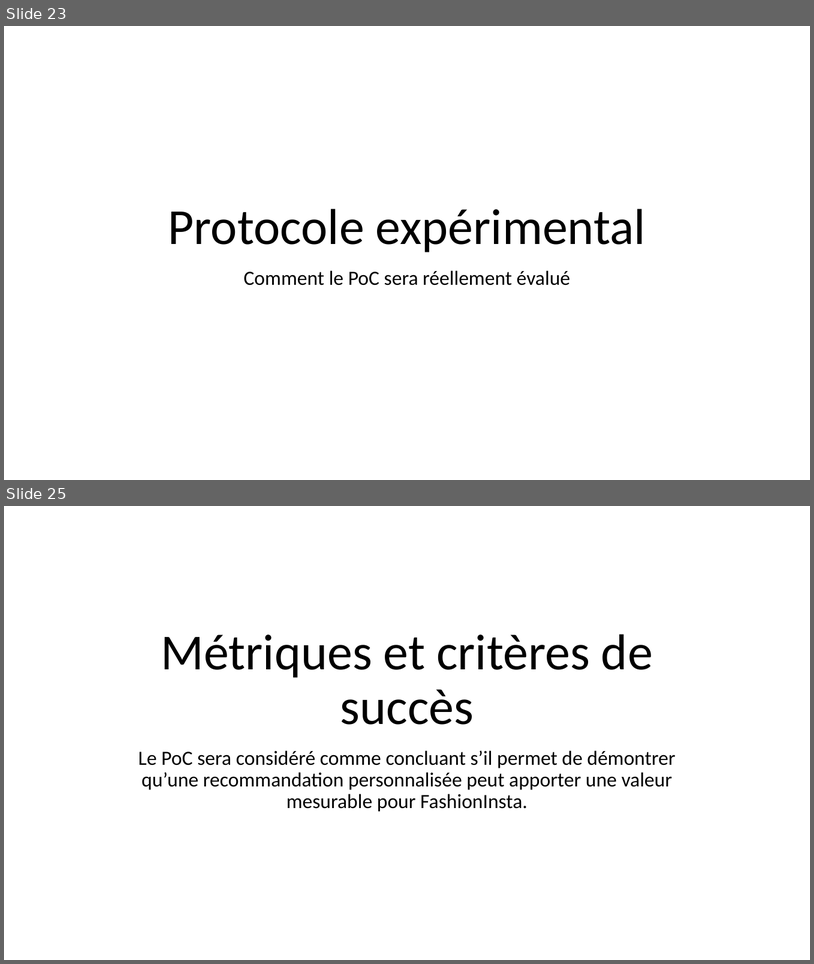
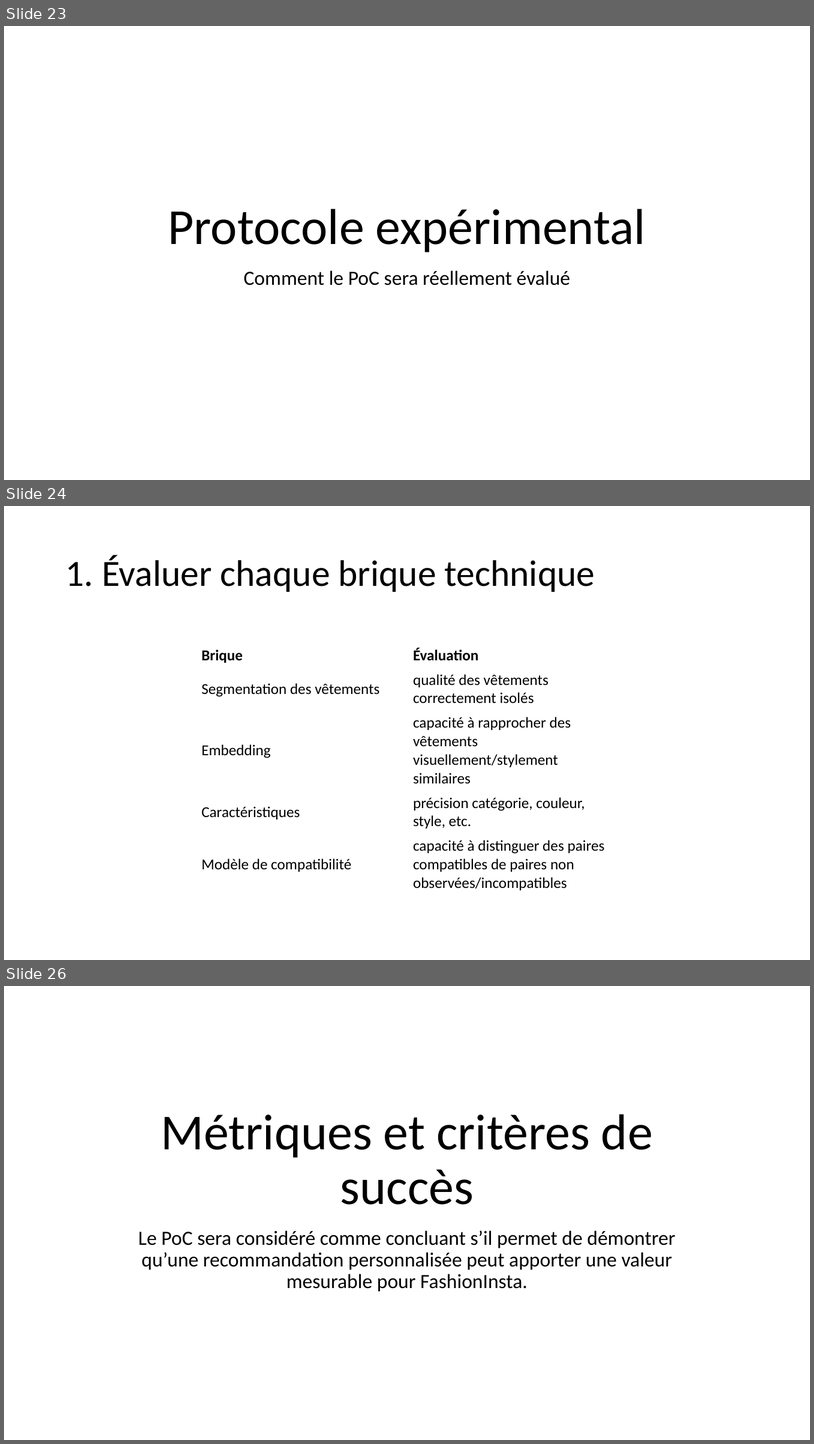
Before and after one commit to Ace4teaM/OCR-FashionInsta, a slide deck: POC.pptx. Shown one above the other, each under a label of ours: slides 23 and 25 before the commit, slides 23, 24 and 26 after it; the slides between them are not shown. The pictures are 814x964 and 814x1444 pixels, drawn with LibreOffice and Linux fonts; fonts in the diff are those of the drawing. Boxes give left, top, right and bottom in pixels: in the first picture for what was removed or moved away, otherwise in the second. Text is boxed around its words. In the diff, an @@ line names an element or a change of style, - is before the commit and + after.

```diff
--- a/POC.pptx
+++ b/POC.pptx
@@ slide 24 added at bbox=[4, 506, 810, 960], background #FFFFFF @@
@@ title added at bbox=[65, 555, 596, 592], 44 pt, text #000000 @@
+1. Évaluer chaque brique technique
@@ table added at bbox=[196, 643, 619, 892], 5 rows, 2 columns @@
+Brique | Évaluation
+Segmentation des vêtements | qualité des vêtements correctement isolés
+Embedding | capacité à rapprocher des vêtements visuellement/stylement similaires
+Caractéristiques | précision catégorie, couleur, style, etc.
+Modèle de compatibilité | capacité à distinguer des paires compatibles de paires non observées/incompatibles
@@ what was slide 25 is now slide 26 @@
```
Also in this commit, not shown: 12 slides changed, 5 other slides added, 6 slides removed.
